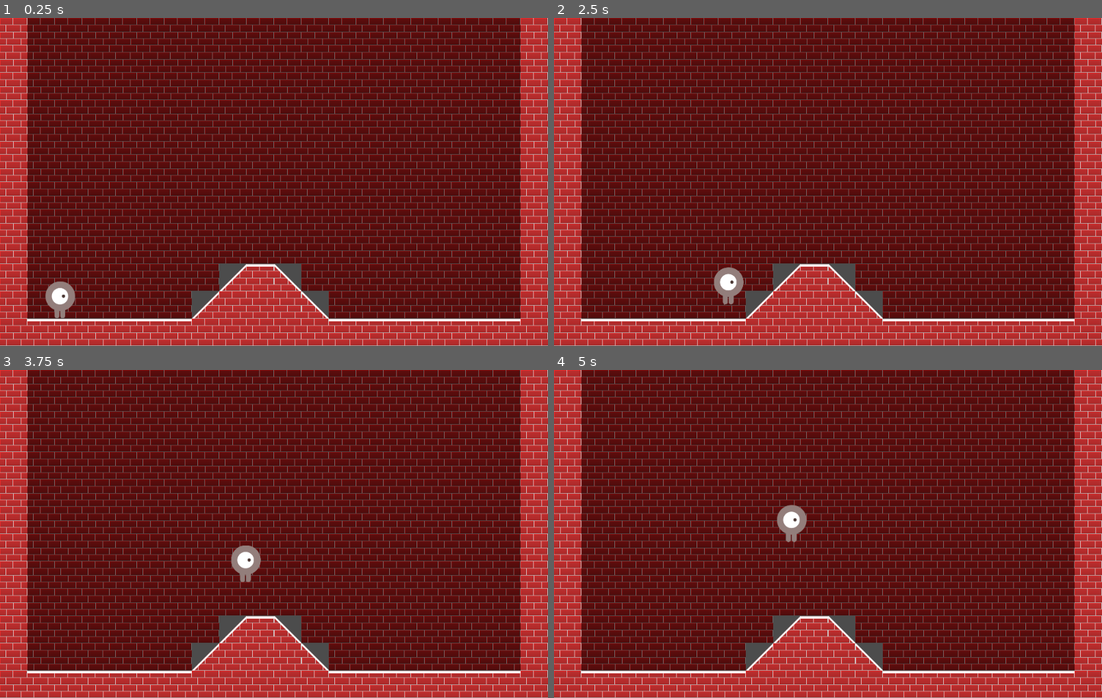
Above: before the commit, frames 1-4 (two rows, left to right).
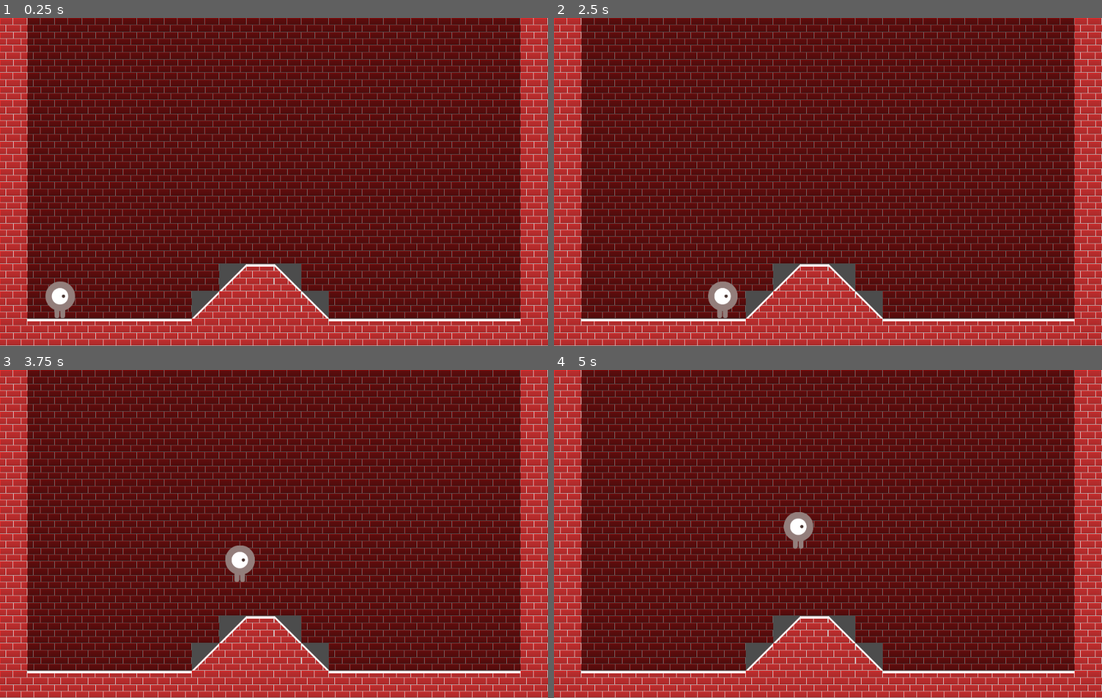
Above: after the commit, the same moments.

Repository: Ruefa/godot_test
Game: Godot game, scene res://Main.tscn
Two runs of this game, one before a commit and one after it. Both use one fixed random seed, a clock stepped at 60 frames per second and the inputs below.
Inputs:
- Up to frame 1 (0.25 s): no input
- Up to frame 2 (2.5 s): tap Enter at 0.5 s; hold Right (ui_right) 0.53-2.03 s; tap Up (ui_up) at 0.77, 1.52 s; hold Left (ui_left) from 2.03 s (still down)
- Up to frame 3 (3.75 s): release Left (ui_left) at 2.78 s; hold Right (ui_right) from 2.78 s (still down); tap Up (ui_up) at 3.02 s
- Up to frame 4 (5 s): tap Up (ui_up) at 3.77, 4.52 s; release Right (ui_right) at 4.28 s; hold Left (ui_left) from 4.28 s (still down)

The runs differ from the first frame. In frame 2, 0.6% of the frame differs, in the area x 28-35%, y 76-92%; in frame 3, 0.4%; in frame 4, 0.5%.

Commit message:
removed collision detection on player

Diff:
--- a/Side Scroll/Player.gd
+++ b/Side Scroll/Player.gd
@@ -32,12 +32,12 @@
 		velocity.y = 0
 
 	# handle collisions
-	for i in get_slide_count():
-		var collision = get_slide_collision(i)
-		#print(collision.get_normal().y)
-		# if touching the ground turn off gravity
-		if collision.get_normal().y < 0:
-			velocity.y = 0
+#	for i in get_slide_count():
+#		var collision = get_slide_collision(i)
+#		#print(collision.get_normal().y)
+#		# if touching the ground turn off gravity
+#		if collision.get_normal().y < 0:
+#			velocity.y = 0
 
 	# left - right movement
 	if Input.is_action_pressed("ui_right"):
